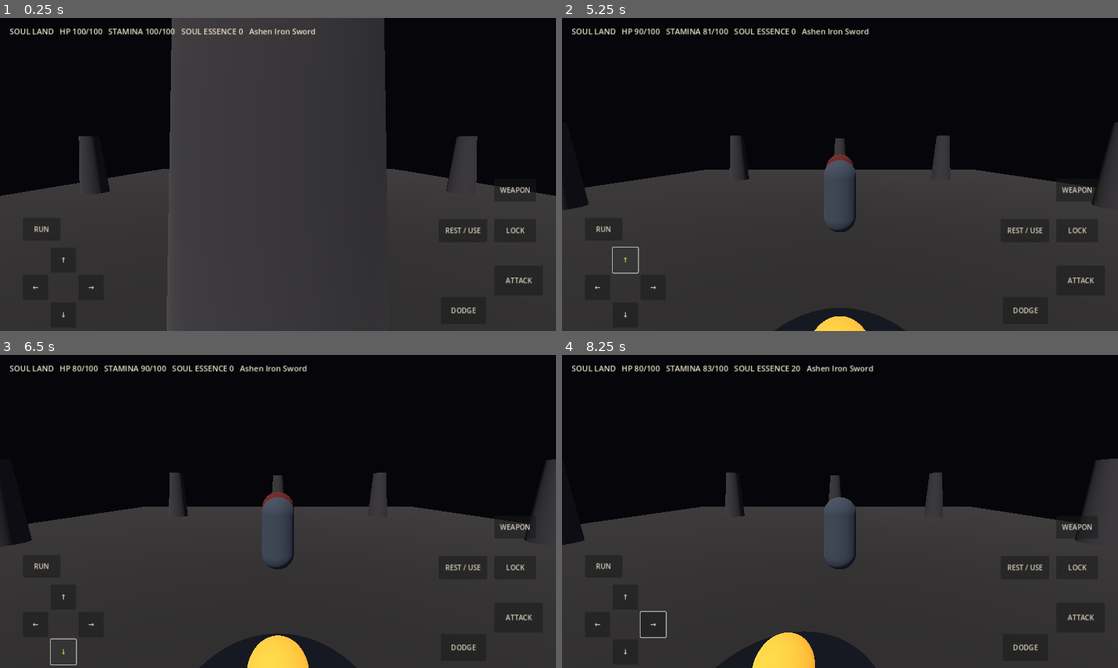
Above: before the commit, frames 1-4 (two rows, left to right).
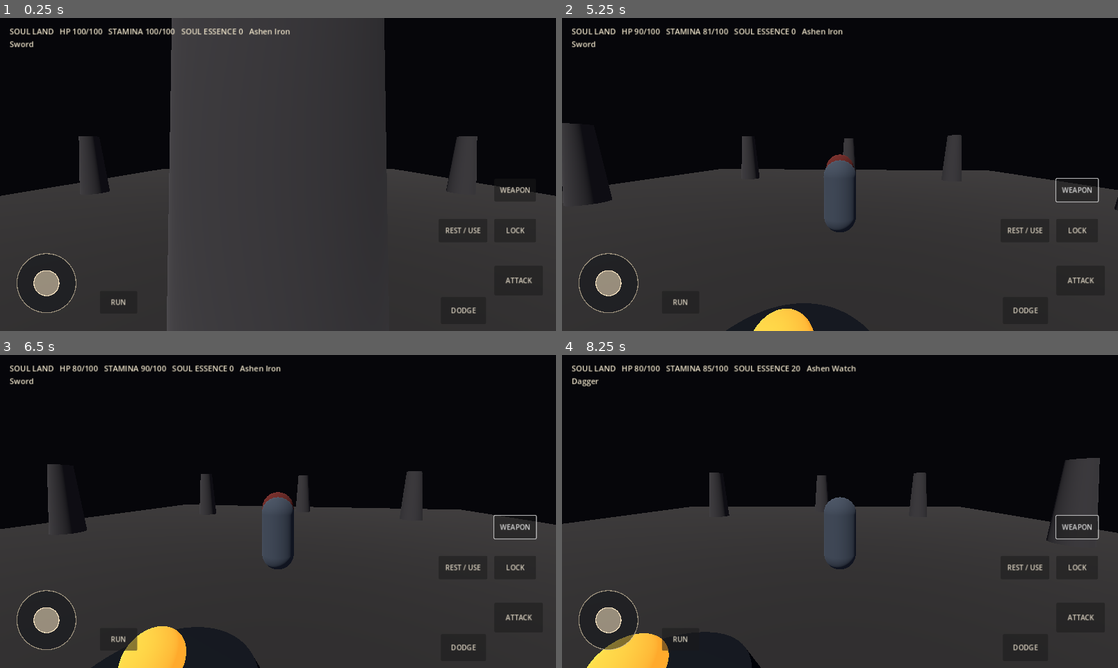
Above: after the commit, the same moments.

Repository: codingscenes2-cyber/SoulLans
Game: Godot game, scene res://scenes/main.tscn
The game is run twice, just before and just after one commit, with the same random seed, the same clock (stepped at 60 frames per second) and the same inputs.
Inputs (mouse positions are in pixels of both pictures, inside the frame that each line leads up to):
- Up to frame 1 (0.25 s): no input
- Up to frame 2 (5.25 s): click "RUN" at 0.5 s; click "ATTACK" at 1.25 s; click "DODGE" at 2 s; click "LOCK" at 2.75 s; click "REST / USE" at 3.5 s; click "WEAPON" at 4.25 s; click (623, 259) at 5 s, where only the run before the commit has a clickable "↑"
- Up to frame 3 (6.5 s): click (61, 652) at 5.75 s, where only the run before the commit has a clickable "↓"
- Up to frame 4 (8.25 s): click (595, 624) at 6.5 s, where only the run before the commit has a clickable "←"; click (650, 624) at 7.25 s, where only the run before the commit has a clickable "→"; tap Enter at 8 s; move the mouse to (962, 495) at 8.02 s; hold D (move_right) from 8.03 s (still down); hold Shift (sprint) from 8.03 s (still down); click (962, 495) at 8.17 s

The runs differ from the first frame. In frame 1, 0.6% of the frame differs, in the area x 1-57%, y 3-96%; in frame 2, 5.4%; in frame 3, 8.1%; in frame 4, 9.0%, in the area x 0-100%, y 3-100%.

Commit message:
Replace directional buttons with analog mobile movement joystick

Diff:
--- a/scripts/mobile_hud.gd
+++ b/scripts/mobile_hud.gd
@@ -1,4 +1,6 @@
 extends CanvasLayer
+
+const JOYSTICK_SCRIPT = preload("res://scripts/mobile_joystick.gd")
 
 var player: Node
 var status_label: Label
@@ -12,6 +14,8 @@
 
     status_label = Label.new()
     status_label.position = Vector2(22, 18)
+    status_label.size = Vector2(680, 58)
+    status_label.autowrap_mode = TextServer.AUTOWRAP_WORD_SMART
     status_label.add_theme_font_size_override("font_size", 18)
     status_label.add_theme_color_override("font_color", Color(0.92, 0.88, 0.78))
     root.add_child(status_label)
@@ -21,11 +25,16 @@
     _add_button(root, "LOCK", Vector2(-142, -258), "lock_on", Vector2(96, 54), true)
     _add_button(root, "REST / USE", Vector2(-270, -258), "interact", Vector2(112, 54), true)
     _add_button(root, "WEAPON", Vector2(-142, -350), "switch_weapon", Vector2(96, 52), true)
-    _add_button(root, "↑", Vector2(92, -192), "move_forward", Vector2(58, 58), false)
-    _add_button(root, "↓", Vector2(92, -66), "move_back", Vector2(58, 58), false)
-    _add_button(root, "←", Vector2(28, -129), "move_left", Vector2(58, 58), false)
-    _add_button(root, "→", Vector2(156, -129), "move_right", Vector2(58, 58), false)
-    _add_button(root, "RUN", Vector2(28, -260), "sprint", Vector2(86, 52), false)
+    var joystick := Control.new()
+    joystick.name = "MovementJoystick"
+    joystick.set_script(JOYSTICK_SCRIPT)
+    joystick.anchor_top = 1.0
+    joystick.anchor_bottom = 1.0
+    joystick.position = Vector2(22.0, -195.0)
+    joystick.custom_minimum_size = Vector2(170.0, 170.0)
+    joystick.size = Vector2(170.0, 170.0)
+    root.add_child(joystick)
+    _add_button(root, "RUN", Vector2(205, -92), "sprint", Vector2(86, 52), false)
 
 func _process(_delta: float) -> void:
     if is_instance_valid(player) and player.has_method("get_status"):
